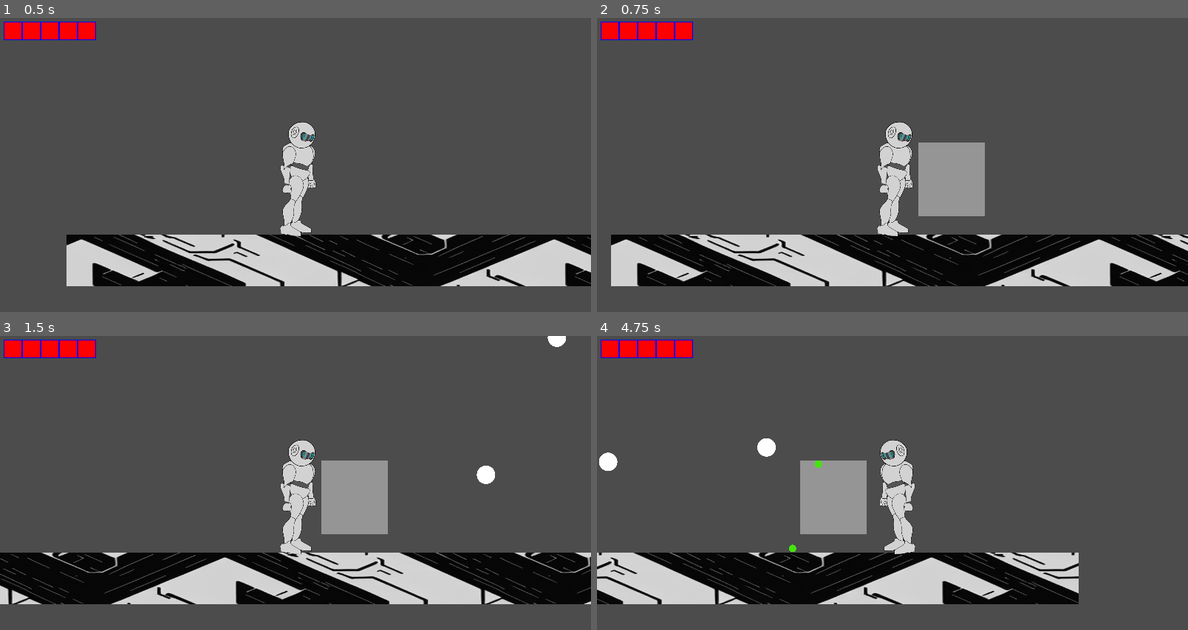
Above: before the commit, frames 1-4 (two rows, left to right).
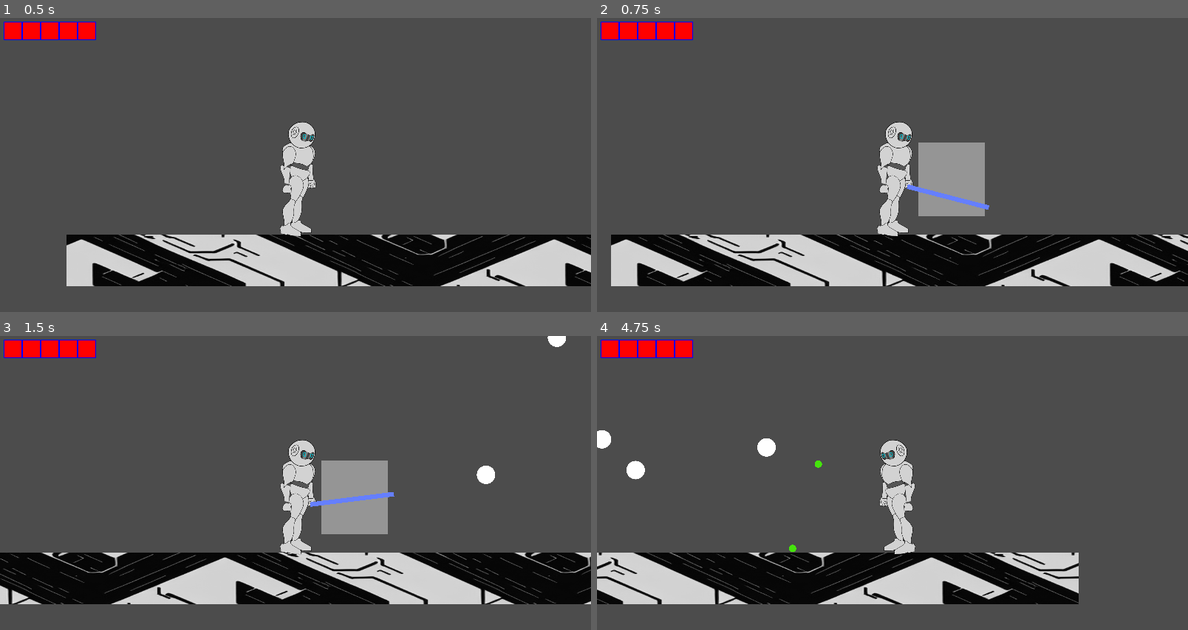
Above: after the commit, the same moments.

Repository: KurzweilTV/AssemblyJam
Game: Godot game, scene res://Test/TestRoom.tscn
Same seed, same stepped clock (60 frames per second), same inputs: the game is played once before the commit and once after it.
Inputs:
- Up to frame 1 (0.5 s): no input
- Up to frame 2 (0.75 s): tap Enter (ui_accept) at 0.5 s; hold Right (ui_right) from 0.53 s (still down); hold Enter (ui_accept) from 0.53 s (still down)
- Up to frame 3 (1.5 s): keep holding Right (ui_right); release Enter (ui_accept) at 1.28 s; tap Enter (ui_accept) at 1.35 s
- Up to frame 4 (4.75 s): tap Enter (ui_accept) at 1.52, 1.82, 2.85, 3.02, 3.32, 4.35, 4.52 s; release Right (ui_right) at 2.03 s; hold Left (ui_left) 2.03-2.78 s; hold Enter (ui_accept) 2.03-2.78 s; hold Right (ui_right) 2.78-4.28 s; hold Enter (ui_accept) 3.53-4.28 s; hold Left (ui_left) from 4.28 s (still down)

Frame 1 is identical in both runs. In frame 2, 0.2% of the frame differs, in the area x 52-67%, y 56-66%; in frame 3, 0.2%; in frame 4, 3.2%, in the area x 0-46%, y 32-68%.

Commit message:
player death implemented
basic death screen added

Diff:
--- a/Player/GlobalPlayer.gd
+++ b/Player/GlobalPlayer.gd
@@ -19,7 +19,7 @@
 	currentHealth -= value
 	UI.update_health(currentHealth)
 	if currentHealth < 0.5 :
-		print("you died, RIP")
+		controller.die()
 	pass
 
 
@@ -29,6 +29,7 @@
 
 func set_controller(newController):
 	controller = newController
+	currentHealth = maxHealth
 	UI = get_tree().get_nodes_in_group("UI")[0]
 	UI.update_health(currentHealth)
 	set_process(true)
--- a/Player/HurtBox.gd
+++ b/Player/HurtBox.gd
@@ -11,6 +11,7 @@
 	if visible:
 		return
 	visible = true
+	$AnimationPlayer.play("New Anim")
 	get_parent().flipLock = true
 	$CollisionShape2D.set_deferred("disabled",false)
 	$SwingTimer.start()
--- a/Player/Player.gd
+++ b/Player/Player.gd
@@ -1,6 +1,8 @@
 extends KinematicBody2D
 
 class_name Player
+
+var dead = false
 
 var flipLock = false # prevents player from flipping when moving
 
@@ -16,11 +18,21 @@
 			$HurtBox.scale.x = direction
 			$IKPlayer.scale.x = direction
 
-
-
+func die():
+	set_process(false)
+	dead = true
+	$DeathAnimation.play("New Anim")
+	$StateMachine.transition_to("Die")
 	pass
 
 
 func _input(event):
+	if dead:
+		return
 	if event.is_action_pressed("ui_accept"):
 		$HurtBox.swing()
+
+
+func _on_DeathAnimation_animation_finished(anim_name):
+	get_tree().current_scene.add_child(load("res://UI/GameOver.tscn").instance())
+	pass # Replace with function body.
--- a/Player/Player.tscn
+++ b/Player/Player.tscn
@@ -26,6 +26,7 @@
 [ext_resource path="res://Player/Art/ROBO_0000s_0012_LEFT-LOWER-ARM-.png" type="Texture" id=24]
 [ext_resource path="res://UI/UI.tscn" type="PackedScene" id=25]
 [ext_resource path="res://Player/HurtBox.gd" type="Script" id=26]
+[ext_resource path="res://Player/States/Die.gd" type="Script" id=27]
 
 [sub_resource type="CapsuleShape2D" id=1]
 radius = 33.0
@@ -853,6 +854,68 @@
 [sub_resource type="RectangleShape2D" id=7]
 extents = Vector2( 80, 80 )
 
+[sub_resource type="Animation" id=8]
+resource_name = "New Anim"
+length = 0.3
+tracks/0/type = "value"
+tracks/0/path = NodePath("Line2D:rotation_degrees")
+tracks/0/interp = 1
+tracks/0/loop_wrap = true
+tracks/0/imported = false
+tracks/0/enabled = true
+tracks/0/keys = {
+"times": PoolRealArray( 0, 0.2, 0.3 ),
+"transitions": PoolRealArray( 2, 2, -2 ),
+"update": 0,
+"values": [ 0.0, 48.8, 0.0 ]
+}
+
+[sub_resource type="Animation" id=9]
+length = 0.001
+tracks/0/type = "value"
+tracks/0/path = NodePath("Line2D:rotation_degrees")
+tracks/0/interp = 1
+tracks/0/loop_wrap = true
+tracks/0/imported = false
+tracks/0/enabled = true
+tracks/0/keys = {
+"times": PoolRealArray( 0 ),
+"transitions": PoolRealArray( 1 ),
+"update": 0,
+"values": [ 0.0 ]
+}
+
+[sub_resource type="Animation" id=10]
+resource_name = "New Anim"
+length = 1.3
+tracks/0/type = "value"
+tracks/0/path = NodePath(".:modulate")
+tracks/0/interp = 1
+tracks/0/loop_wrap = true
+tracks/0/imported = false
+tracks/0/enabled = true
+tracks/0/keys = {
+"times": PoolRealArray( 0, 1 ),
+"transitions": PoolRealArray( 1, 1 ),
+"update": 0,
+"values": [ Color( 1, 1, 1, 1 ), Color( 1, 1, 1, 0 ) ]
+}
+
+[sub_resource type="Animation" id=11]
+length = 0.001
+tracks/0/type = "value"
+tracks/0/path = NodePath(".:modulate")
+tracks/0/interp = 1
+tracks/0/loop_wrap = true
+tracks/0/imported = false
+tracks/0/enabled = true
+tracks/0/keys = {
+"times": PoolRealArray( 0 ),
+"transitions": PoolRealArray( 1 ),
+"update": 0,
+"values": [ Color( 1, 1, 1, 1 ) ]
+}
+
 [node name="Player" type="KinematicBody2D" groups=["Player"]]
 collision_layer = 2
 collision_mask = 256
@@ -1067,6 +1130,9 @@
 [node name="Jump" type="Node" parent="StateMachine/Move"]
 script = ExtResource( 9 )
 
+[node name="Die" type="Node" parent="StateMachine"]
+script = ExtResource( 27 )
+
 [node name="Label2" type="Label" parent="."]
 visible = false
 margin_left = -8.0
@@ -1104,9 +1170,22 @@
 polygon = PoolVector2Array( 80, -80, 80, 80, -64, 80, -64, -80 )
 
 [node name="SwingTimer" type="Timer" parent="HurtBox"]
-wait_time = 0.4
+wait_time = 0.3
 one_shot = true
 
+[node name="Line2D" type="Line2D" parent="HurtBox"]
+position = Vector2( 32, 16 )
+points = PoolVector2Array( 160, -88, 0, 0 )
+
+[node name="AnimationPlayer" type="AnimationPlayer" parent="HurtBox"]
+"anims/New Anim" = SubResource( 8 )
+anims/RESET = SubResource( 9 )
+
+[node name="DeathAnimation" type="AnimationPlayer" parent="."]
+"anims/New Anim" = SubResource( 10 )
+anims/RESET = SubResource( 11 )
+
 [connection signal="timeout" from="HurtBox/SwingTimer" to="HurtBox" method="_on_SwingTimer_timeout"]
+[connection signal="animation_finished" from="DeathAnimation" to="." method="_on_DeathAnimation_animation_finished"]
 
 [editable path="HitBox"]
--- /dev/null
+++ b/UI/GameOver.gd
@@ -0,0 +1,23 @@
+extends CanvasLayer
+
+
+# Declare member variables here. Examples:
+# var a = 2
+# var b = "text"
+
+
+# Called when the node enters the scene tree for the first time.
+func _ready():
+	get_tree().paused = true
+	pass # Replace with function body.
+
+
+# Called every frame. 'delta' is the elapsed time since the previous frame.
+#func _process(delta):
+#	pass
+
+
+func _on_Button_pressed():
+	get_tree().paused = false
+	get_tree().change_scene("res://Test/TestRoom.tscn")
+	pass # Replace with function body.
--- /dev/null
+++ b/UI/GameOver.tscn
@@ -0,0 +1,45 @@
+[gd_scene load_steps=5 format=2]
+
+[ext_resource path="res://Assets/JetBrainsMono-SemiBold.ttf" type="DynamicFontData" id=1]
+[ext_resource path="res://UI/GameOver.gd" type="Script" id=2]
+
+[sub_resource type="DynamicFont" id=1]
+size = 80
+outline_size = 2
+outline_color = Color( 0, 0, 0, 1 )
+font_data = ExtResource( 1 )
+
+[sub_resource type="DynamicFont" id=2]
+size = 24
+outline_size = 2
+outline_color = Color( 0, 0.0352941, 0.870588, 1 )
+use_filter = true
+font_data = ExtResource( 1 )
+
+[node name="GameOver" type="CanvasLayer"]
+pause_mode = 2
+script = ExtResource( 2 )
+
+[node name="ScreenLayout" type="VBoxContainer" parent="."]
+anchor_right = 1.0
+anchor_bottom = 1.0
+alignment = 1
+
+[node name="Label" type="Label" parent="ScreenLayout"]
+margin_top = 285.0
+margin_right = 1280.0
+margin_bottom = 391.0
+custom_fonts/font = SubResource( 1 )
+text = "GAME OVER"
+align = 1
+
+[node name="Button" type="Button" parent="ScreenLayout"]
+margin_left = 564.0
+margin_top = 395.0
+margin_right = 716.0
+margin_bottom = 434.0
+size_flags_horizontal = 4
+custom_fonts/font = SubResource( 2 )
+text = "Try again?"
+
+[connection signal="pressed" from="ScreenLayout/Button" to="." method="_on_Button_pressed"]
Not shown: 1 places in Player/Player.tscn that only renumber resources
